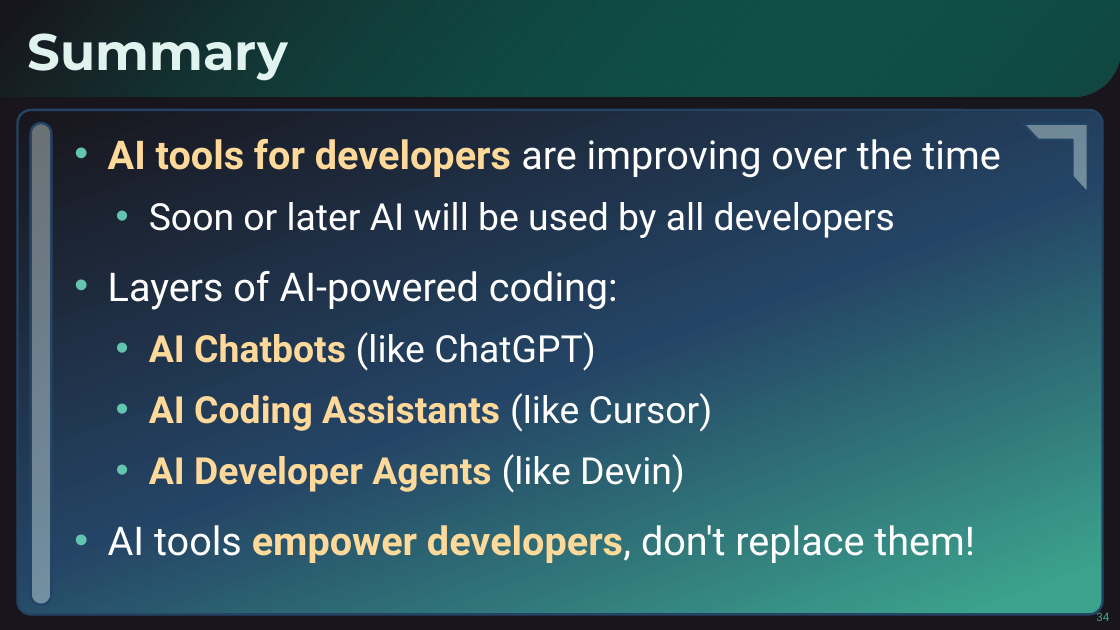
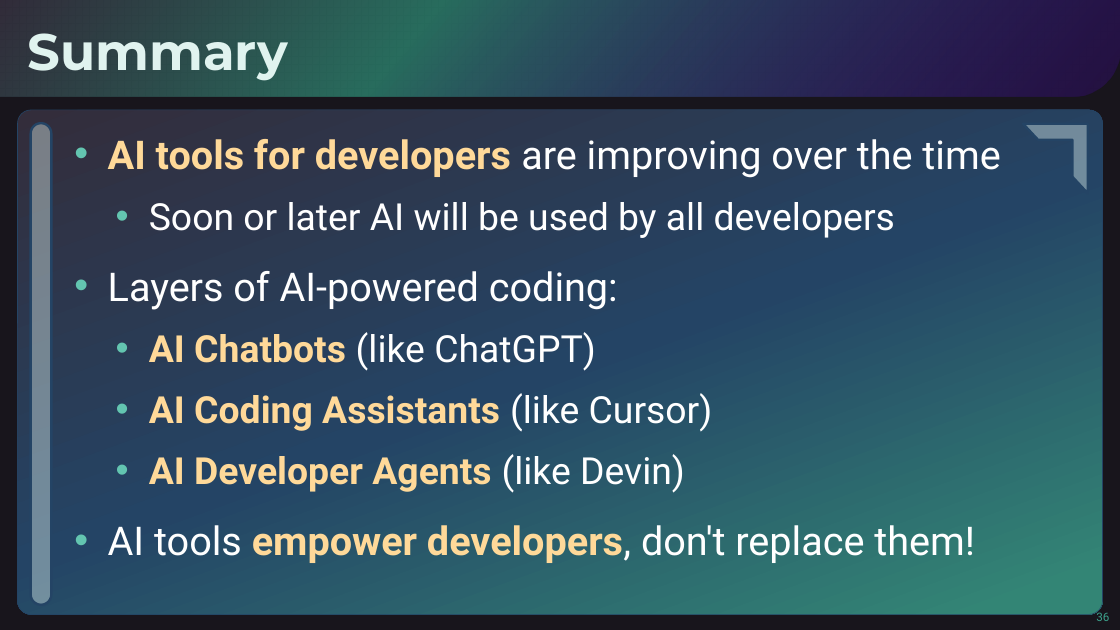
Before and after one commit to SoftUni/SoftUni-Course-Converter, a slide deck: slide 36 of Document-Templates/SoftUni-AI-PowerPoint-Template-EN-Oct-2024.pptx (slide 34 before the commit). Drawn at 1120x630 pixels with LibreOffice and Linux fonts; fonts in the diff are those of the drawing; background and template pictures are left out. Boxes give left, top, right and bottom in pixels: in the first picture for what was removed or moved away, otherwise in the second. Text is boxed around its words. In the diff, an @@ line names an element or a change of style, - is before the commit and + after.

```diff
--- a/Document-Templates/SoftUni-AI-PowerPoint-Template-EN-Oct-2024.pptx
+++ b/Document-Templates/SoftUni-AI-PowerPoint-Template-EN-Oct-2024.pptx
@@ round rect at <box>0,0,1120,97</box>: fill gradient #00BA96 to #18151C to gradient #3D0791 to #286C5D to #312B39 @@
@@ rounded rectangle at <box>18,110,1102,615</box>: fill gradient #18151C to #244465 to #3CA28C to gradient #332D3B to #244465 to #338575; outline #244465 2 pt to #244465 0.5 pt @@
@@ page number at <box>1096,610,1109,621</box>: text changed @@
-34
+36
```
Also in this commit, not shown: 7 other slides changed, 2 slides added.
